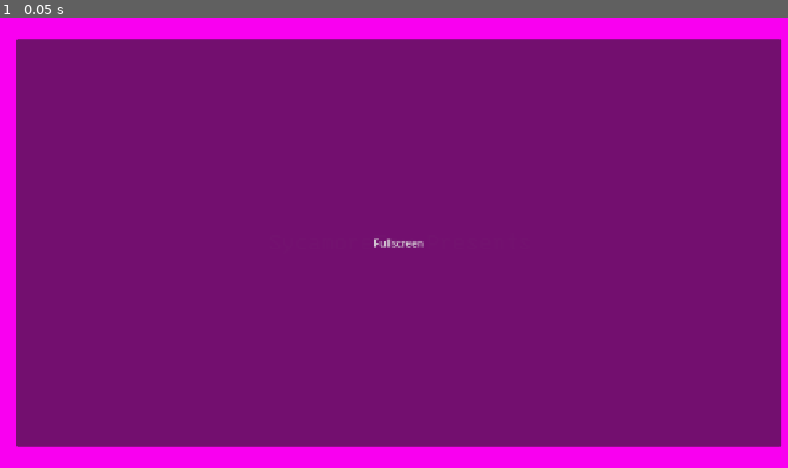
Above: before the commit, frame 1.
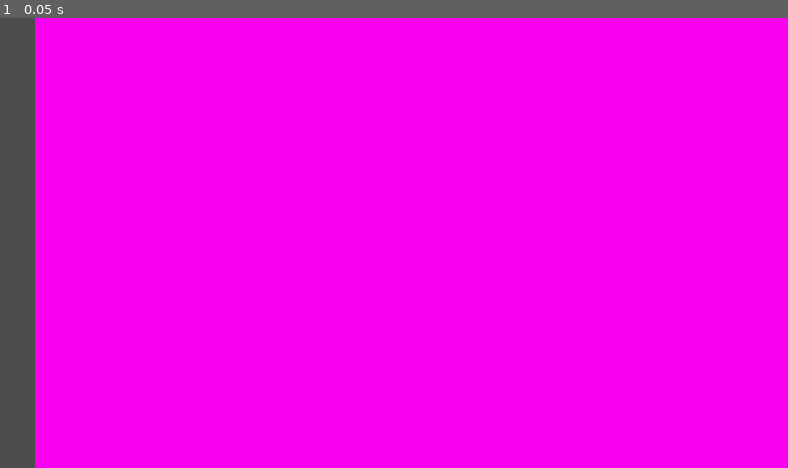
Above: after the commit, the same moment.

Repository: SycamoreFoxStudios/BloxHallowsMobileIndev
Game: Godot game, scene res://main_menu.tscn
The game is run twice, just before and just after one commit, with the same random seed, the same clock (stepped at 60 frames per second) and the same inputs.
Inputs:
- Up to frame 1 (0.05 s): no input

The runs differ from the first frame. In frame 1, 90% of the frame differs, in the area x 0-100%, y 0-100%.

Commit message:
testing margins

Diff:
--- a/blox-hallows-mobile/blox-hallows-mobile/main_menu.tscn
+++ b/blox-hallows-mobile/blox-hallows-mobile/main_menu.tscn
@@ -78,11 +78,13 @@
 
 [node name="Black Background" type="Panel" parent="." unique_id=966581798]
 layout_mode = 0
-offset_right = 1280.0
+offset_left = 56.0
+offset_right = 1336.0
 offset_bottom = 720.0
 theme_override_styles/panel = SubResource("StyleBoxFlat_fu7sn")
 
 [node name="IntroText" type="Label" parent="." unique_id=1578117460]
+visible = false
 z_index = 1
 layout_mode = 0
 offset_left = 430.0
@@ -100,12 +102,13 @@
 libraries/ = SubResource("AnimationLibrary_fu7sn")
 
 [node name="Button" type="Button" parent="." unique_id=490483620]
+visible = false
 z_index = 3
 layout_mode = 0
 offset_left = 26.0
-offset_top = 34.0
+offset_top = 33.0
 offset_right = 1250.0
-offset_bottom = 686.0
+offset_bottom = 685.0
 text = "Fullscreen"
 
 [connection signal="pressed" from="Button" to="." method="_on_button_pressed"]
